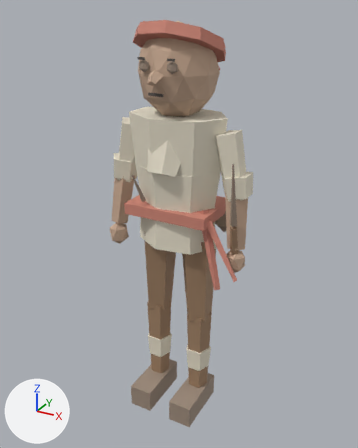
The glTF model assets/models/pirata_bocanas.glb, before and after one commit.
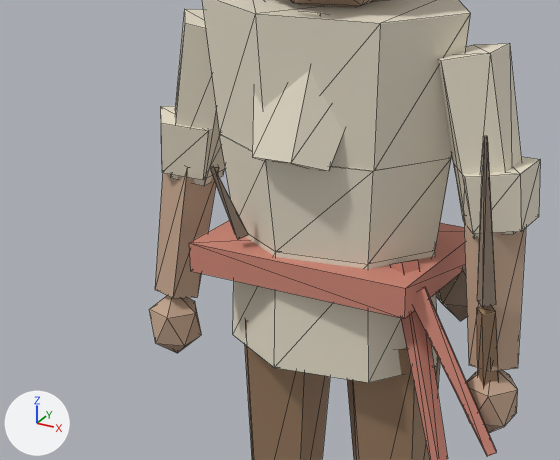
Old and new are each drawn whole from a 50 mm lens placed at (0.772, -1.4, 1.45), pointed at (-0.023, 0.046, 0.727) and again close up on the part from 15% to 73% of the width and 25% to 63% of the height. Every picture has the same lights, and +X, +Y and +Z are marked at lower left. The first two pictures are the older version. The close-ups show mesh edges as thin lines. Vertices at exactly the same position are counted once.

Objects in the first close-up: 'Cuerpo'.
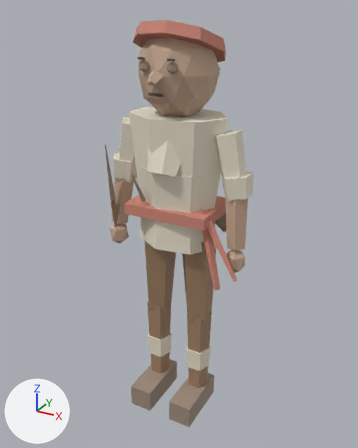
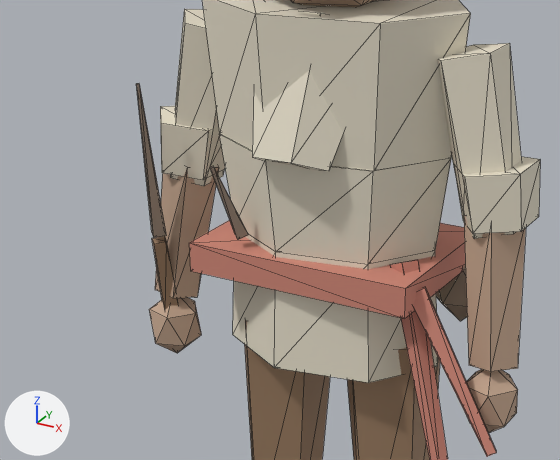
What differs and where, as boxes [x1, y1, x2, y2] in the close-ups (560 x 460 px; the box of a moved part takes in the faces that stretch with it):
```json
{"object": "Cuerpo", "change": "reshaped", "before": [149, 0, 540, 460], "after": [136, 0, 540, 460]}
{"part": 1, "of": "me_cuerpo", "change": "moved or reshaped", "before": [477, 306, 499, 386], "after": [152, 236, 178, 309]}
{"part": 2, "of": "me_cuerpo", "change": "moved or reshaped", "before": [477, 136, 496, 308], "after": [136, 83, 167, 238]}
```

The change, as JSON lines over the scene's bpy script:
```json
{"block": "me_cuerpo", "where": "me_cuerpo.from_pydata(...)  # 406 vertices, 677 faces; spans x -0.267..0.267, y -0.165..0.263, z 0.0..1.415"}
{"block": "me_cuerpo", "where": "# used by ob_cuerpo; location = (0.0, 0.0, 0.0)"}
{"block": "me_cuerpo", "change": "me_cuerpo part 1: the loose piece of 8 vertices spanning x 0.218..0.246, y -0.072..-0.029, z 0.703..0.81 is moved by (-0.464, 0.0, 0.0)"}
{"block": "me_cuerpo", "change": "me_cuerpo part 2: the loose piece of 8 vertices spanning x 0.22..0.244, y -0.089..-0.048, z 0.816..1.024 is moved by (-0.464, 0.0, 0.0)"}
```
